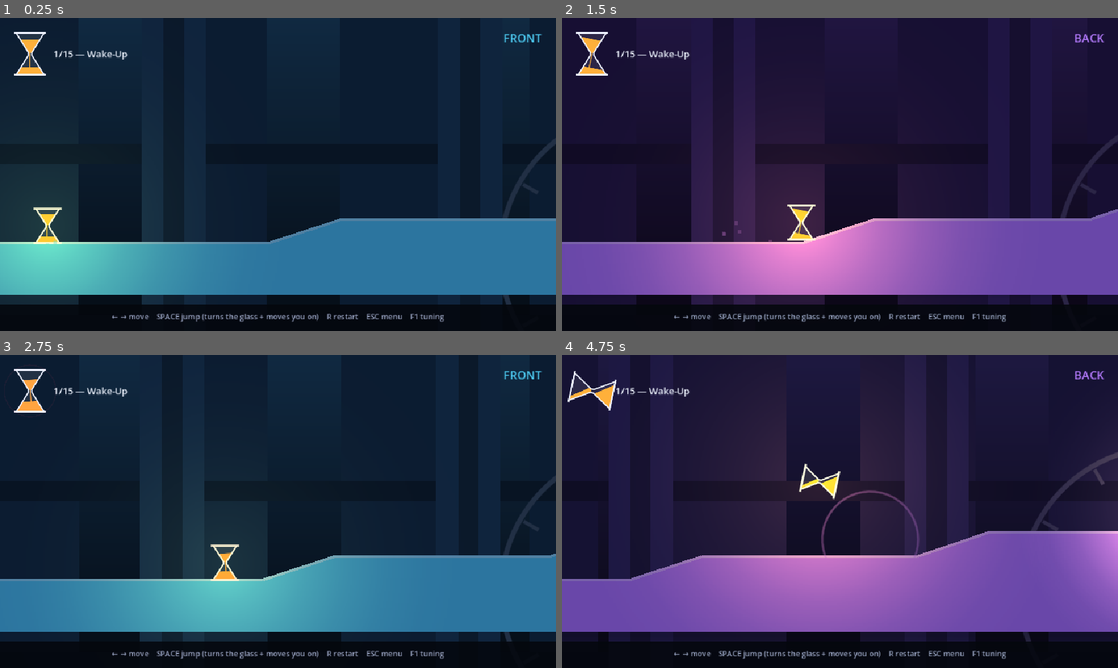
Above: before the commit, frames 1-4 (two rows, left to right).
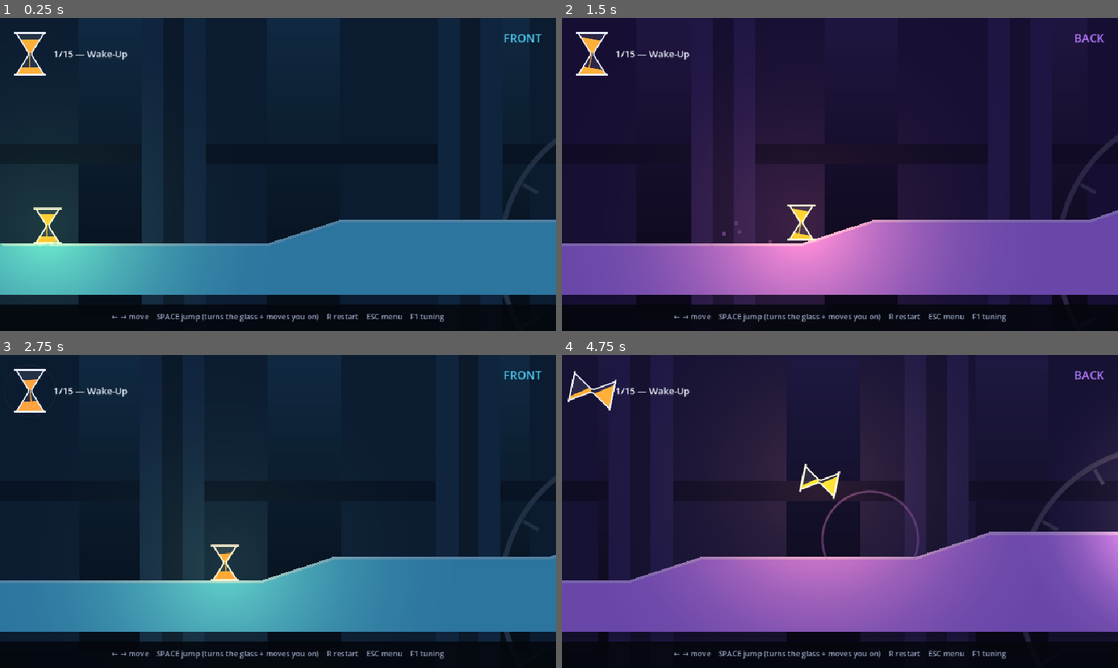
Above: after the commit, the same moments.

Repository: Athryell/GMTK-Game-Jam-2026
Game: Godot game, scene res://scenes/main.tscn
Two runs of this game, one before a commit and one after it. Both use one fixed random seed, a clock stepped at 60 frames per second and the inputs below. Sound files missing from this copy of the repository are replaced by a short silence.
Inputs:
- Up to frame 1 (0.25 s): no input
- Up to frame 2 (1.5 s): tap Enter at 0.5 s; hold Right (move_right) from 0.53 s (still down); tap Space (jump) at 0.77 s
- Up to frame 3 (2.75 s): tap Space (jump) at 1.52 s; release Right (move_right) at 2.03 s; hold Left (move_left) from 2.03 s (still down)
- Up to frame 4 (4.75 s): release Left (move_left) at 2.78 s; hold Right (move_right) 2.78-4.28 s; tap Space (jump) at 3.02, 3.77, 4.52 s; hold Left (move_left) from 4.28 s (still down)

The runs differ from the first frame. In frame 1, 1.0% of the frame differs, in the area x 0-100%, y 64-73%; in frame 2, 1.0%, in the area x 0-100%, y 61-73%; in frame 3, 1.0%; in frame 4, 0.9%.

Commit message:
fix(hourglass-hero): mitre the terrain's lit lip at a fold
The lip was stroked along each up-facing edge. A stroke is centred, so it
overhung the silhouette, and two strokes meeting where a slope joins a flat
left a notch on the outside of the corner — butt caps do not join.

Filled inwards from the edge instead, to a shared inset vertex computed by
the same offset the shadows use. Both edges of a fold read that one vertex,
so the joint is mitred and the lip never crosses the outline.

Diff:
--- a/hourglass_hero_godot/scripts/entities/terrain.gd
+++ b/hourglass_hero_godot/scripts/entities/terrain.gd
@@ -79,13 +79,19 @@
 	# A rectangle has one top face; a polygon has as many as it likes, and a ramp
 	# is one of them. So the lip follows the geometry rather than the node: every
 	# edge the light could land on gets it, and the walls get nothing.
+	#
+	# Filled inwards from the edge rather than stroked along it. A stroke is
+	# centred, so it overhangs the silhouette, and two strokes meeting at a fold
+	# leave a notch on the outside of the corner — the joint is mitred here
+	# because both edges read the SAME inset vertex.
 	var lip := body.lightened(0.35)
 	var wind := Polygons.winding(_points)
+	var inner := Polygons.grow(_points, -LIP_WIDTH)
 	for j in _points.size():
-		var a := _points[j]
-		var b := _points[(j + 1) % _points.size()]
-		if Polygons.faces_up(a, b, wind):
-			draw_line(a, b, lip, LIP_WIDTH)
+		var next := (j + 1) % _points.size()
+		if Polygons.faces_up(_points[j], _points[next], wind):
+			draw_colored_polygon(PackedVector2Array([
+				_points[j], _points[next], inner[next], inner[j]]), lip)
 
 
 func _get_configuration_warnings() -> PackedStringArray:
